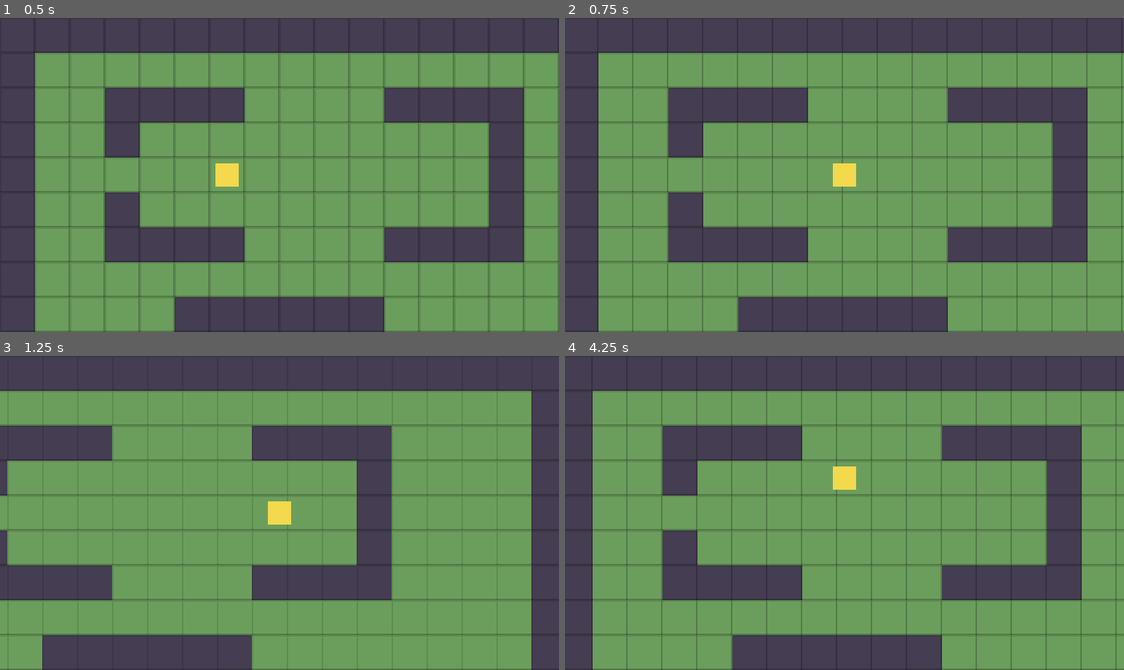
Above: before the commit, frames 1-4 (two rows, left to right).
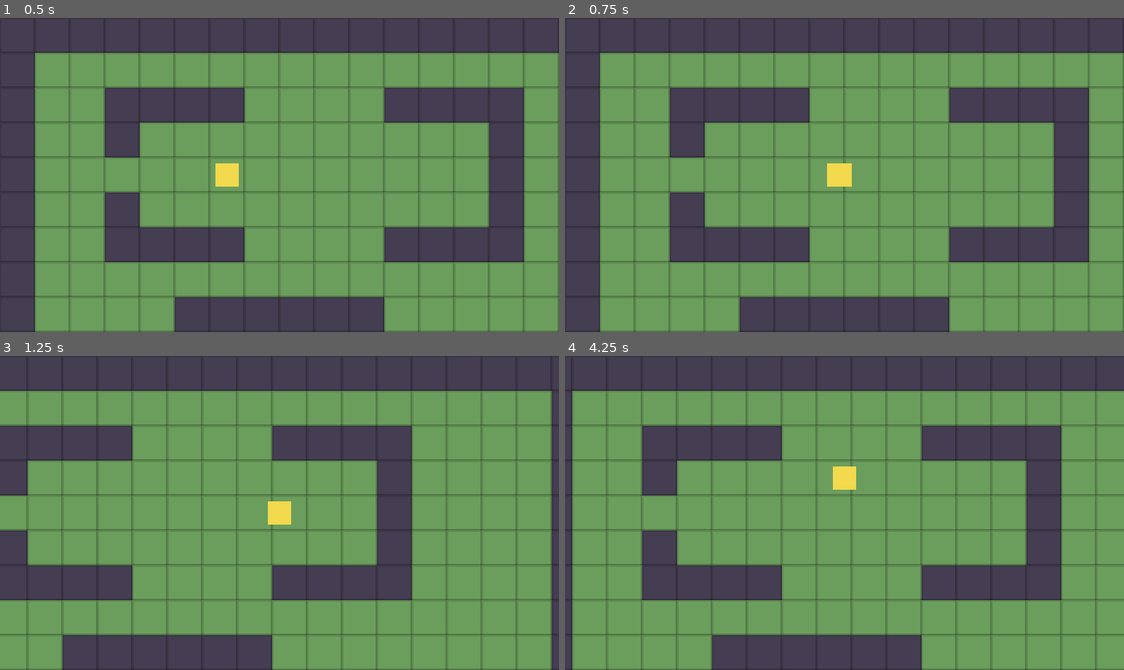
Above: after the commit, the same moments.

Repository: dobachi/kataru
Game: Godot game, scene res://src/game/Main.tscn
The game is run twice, just before and just after one commit, with the same random seed, the same clock (stepped at 60 frames per second) and the same inputs.
Inputs:
- Up to frame 1 (0.5 s): no input
- Up to frame 2 (0.75 s): tap Enter at 0.5 s; hold Right (ui_right) from 0.53 s (still down)
- Up to frame 3 (1.25 s): keep holding Right (ui_right)
- Up to frame 4 (4.25 s): release Right (ui_right) at 1.28 s; hold Down (ui_down) 1.28-2.03 s; tap Space at 2, 3.5 s; hold Right (ui_right) 2.03-2.78 s; tap Enter at 2.75 s; hold Up (ui_up) 2.78-3.53 s; hold Left (ui_left) from 3.53 s (still down)

Frame 1 is identical in both runs. In frame 2, 5.8% of the frame differs, in the area x 5-100%, y 11-100%; in frame 3, 12%; in frame 4, 16%, in the area x 1-99%, y 11-100%.

Commit message:
S1調整: 歩行速度を2割ほど遅く（STEP_TIME 0.12→0.14）

Diff:
--- a/src/core/player.gd
+++ b/src/core/player.gd
@@ -3,7 +3,7 @@
 ## グリッド単位で移動するプレイヤー。古風RPG風に、1マスずつ滑らかに歩く。
 ## 壁判定は WorldMap.is_walkable に委ねる。見た目はS1暫定の四角。
 
-const STEP_TIME := 0.12
+const STEP_TIME := 0.14  # 1マスの歩行時間。将来ダッシュ時は短縮する想定
 
 var map: WorldMap = null
 var tile_size: int = 32
